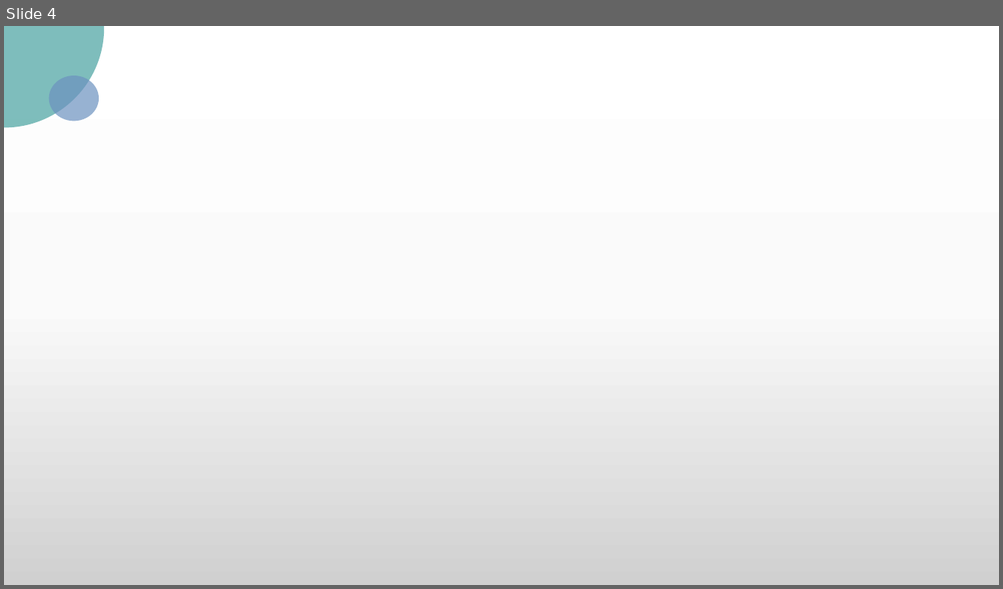
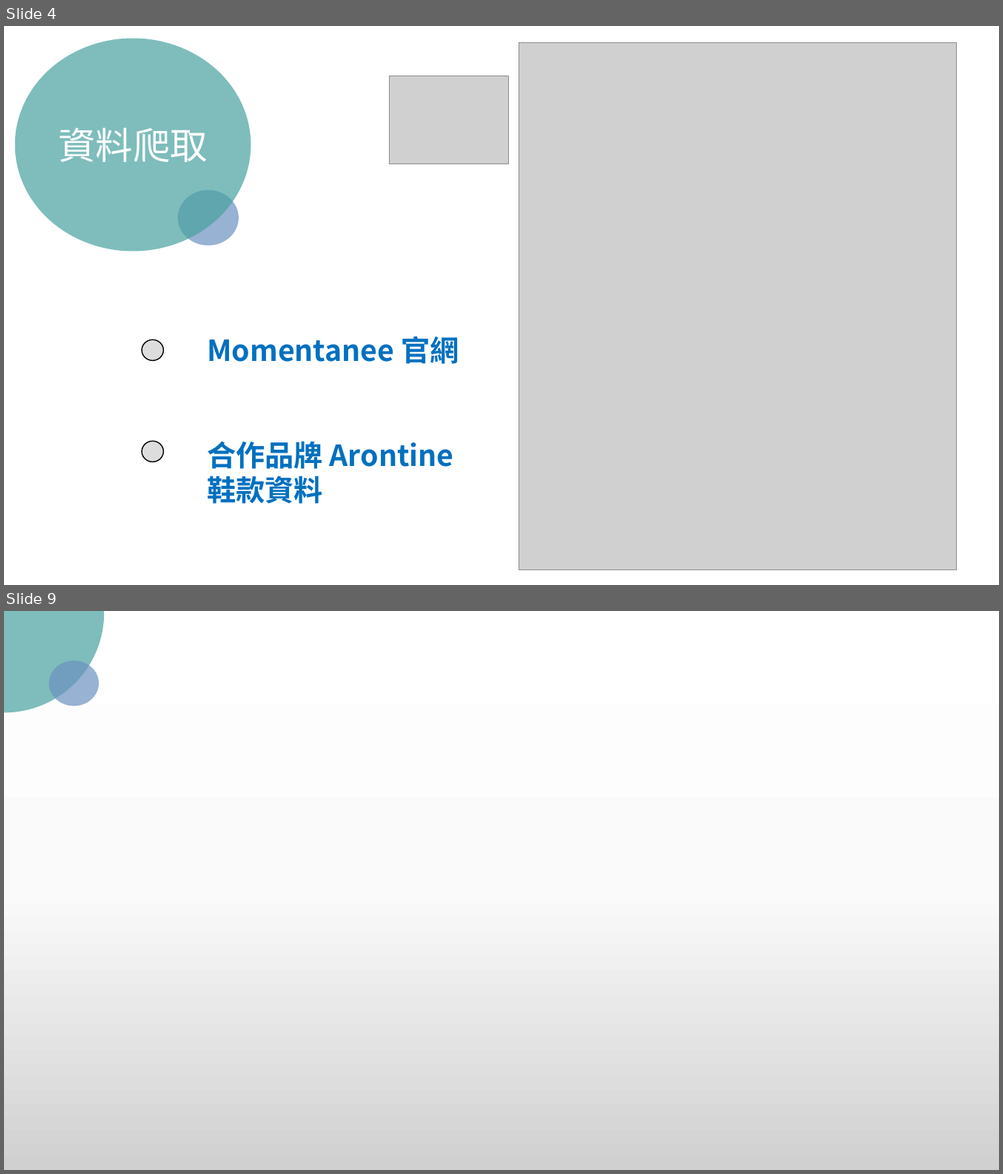
Before and after one commit to Crystal9202/SideProject02-DataAnalysis, a slide deck: Sideprojetc.pptx. Shown one above the other, each under a label of ours: slide 4 before the commit, slides 4 and 9 after it; the slides between them are not shown. The pictures are 1003x589 and 1003x1174 pixels, drawn with LibreOffice and Linux fonts; fonts in the diff are those of the drawing; grey boxes stand for pictures; background and template pictures are left out. Boxes give left, top, right and bottom in pixels: in the first picture for what was removed or moved away, otherwise in the second. Text is boxed around its words. In the diff, an @@ line names an element or a change of style, - is before the commit and + after.

```diff
--- a/Sideprojetc.pptx
+++ b/Sideprojetc.pptx
@@ slide 4 added at box(4, 26, 999, 585), background picture (left out) @@
@@ ellipse added at box(15, 38, 251, 251), fill #48A2A0 at 70% opacity, 36 pt, text #FFFFFF @@
+資料爬取
@@ picture added at box(519, 43, 956, 571) @@
@@ picture added at box(389, 76, 509, 164) @@
@@ ellipse added at box(178, 190, 239, 245), fill #6C92C0 at 70% opacity @@
@@ text added at box(207, 336, 458, 364), 28 pt, text #0070C0, bold @@
+Momentanee 官網
@@ ellipse added at box(142, 340, 164, 361), fill #DDDDDD, outline #000000 1 pt @@
@@ ellipse added at box(142, 442, 164, 463), fill #DDDDDD, outline #000000 1 pt @@
@@ text added at box(207, 441, 454, 504), 28 pt, text #0070C0, bold @@
+合作品牌 Arontine 鞋款資料
@@ what was slide 4 is now slide 9 @@
```
Also in this commit, not shown: 3 slides changed, 14 other slides added, 8 slides removed, 3 other files.
